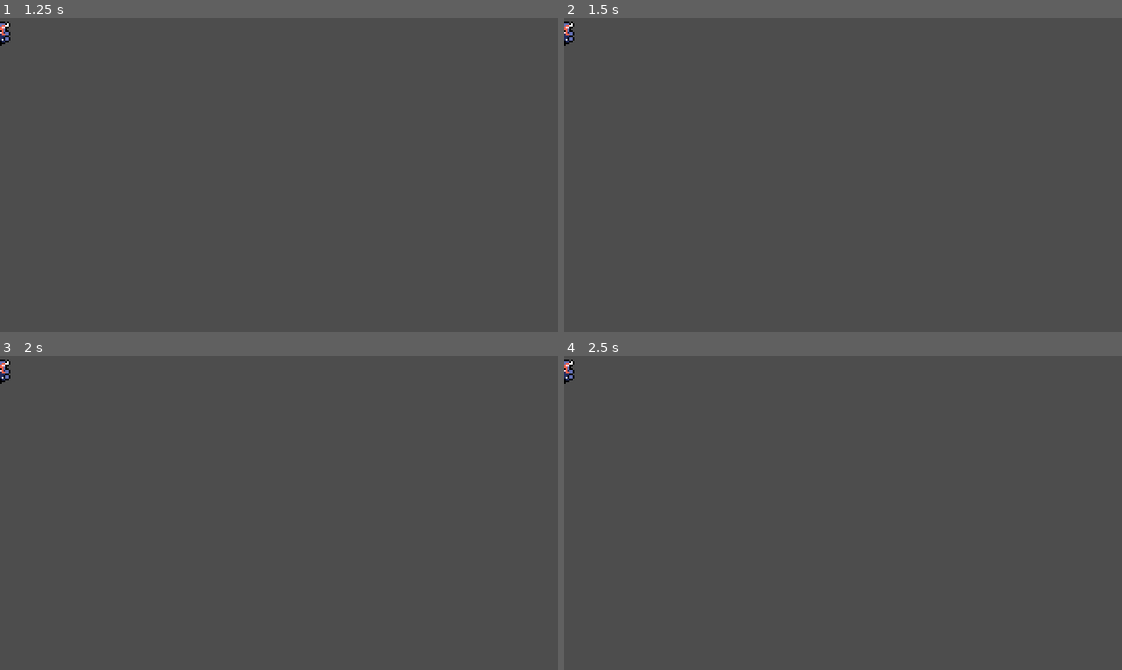
Above: before the commit, frames 1-4 (two rows, left to right).
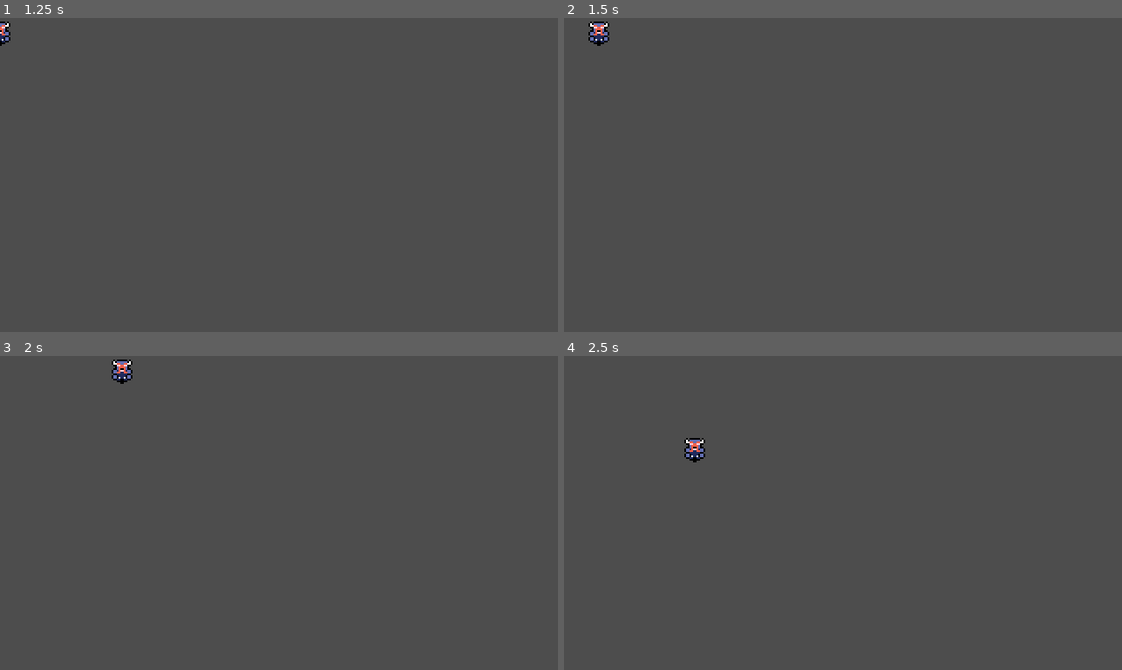
Above: after the commit, the same moments.

Repository: DaEpickid540/haven-2026
Game: Godot game, scene res://Scenes/main_menu.tscn
Same seed, same stepped clock (60 frames per second), same inputs: the game is played once before the commit and once after it.
Inputs:
- Up to frame 1 (1.25 s): click "Start Game" at 0.5 s
- Up to frame 2 (1.5 s): tap Enter at 1.25 s; hold Right (right) from 1.28 s (still down)
- Up to frame 3 (2 s): keep holding Right (right)
- Up to frame 4 (2.5 s): release Right (right) at 2.03 s; hold Down (down) from 2.03 s (still down)

Frame 1 is identical in both runs. In frame 2, 0.4% of the frame differs, in the area x 0-9%, y 1-9%; in frame 3, 0.4%; in frame 4, 0.4%.

Commit message:
Update player

Diff:
--- a/Assets/Fonts/pixel_theme.tres
+++ b/Assets/Fonts/pixel_theme.tres
@@ -1,13 +1,8 @@
 [gd_resource type="Theme" format=3 uid="uid://v84t7lkt3541"]
-
-; Haven UI theme. Colors come from "Assets/color palette (16 Bital).png" and the dwarf sprite:
-;   black  #000000   navy   #212b5e   periwinkle #636fb2   light  #adc4ff
-;   red    #e52d40   orange #ef604a   gold       #ffd877   white  #ffffff
-; Label variations for any scene: TitleLabel (big red), HeaderLabel (gold), MutedLabel (light blue).
 
 [ext_resource type="FontFile" uid="uid://bg0nb38awkl5k" path="res://Assets/Fonts/PressStart2P-Regular.ttf" id="1_font"]
 
-[sub_resource type="StyleBoxFlat" id="button_normal"]
+[sub_resource type="StyleBoxFlat" id="button_disabled"]
 content_margin_left = 8.0
 content_margin_top = 4.0
 content_margin_right = 8.0
@@ -17,7 +12,20 @@
 border_width_top = 1
 border_width_right = 1
 border_width_bottom = 1
-border_color = Color(0.38824, 0.43529, 0.69804, 1)
+border_color = Color(0.12941, 0.16863, 0.36863, 1)
+corner_radius_top_left = 2
+corner_radius_top_right = 2
+corner_radius_bottom_right = 2
+corner_radius_bottom_left = 2
+anti_aliasing = false
+
+[sub_resource type="StyleBoxFlat" id="focus_outline"]
+draw_center = false
+border_width_left = 1
+border_width_top = 1
+border_width_right = 1
+border_width_bottom = 1
+border_color = Color(1, 0.84706, 0.46667, 1)
 corner_radius_top_left = 2
 corner_radius_top_right = 2
 corner_radius_bottom_right = 2
@@ -58,7 +66,7 @@
 corner_radius_bottom_left = 2
 anti_aliasing = false
 
-[sub_resource type="StyleBoxFlat" id="button_disabled"]
+[sub_resource type="StyleBoxFlat" id="button_normal"]
 content_margin_left = 8.0
 content_margin_top = 4.0
 content_margin_right = 8.0
@@ -68,24 +76,45 @@
 border_width_top = 1
 border_width_right = 1
 border_width_bottom = 1
-border_color = Color(0.12941, 0.16863, 0.36863, 1)
+border_color = Color(0.38824, 0.43529, 0.69804, 1)
 corner_radius_top_left = 2
 corner_radius_top_right = 2
 corner_radius_bottom_right = 2
 corner_radius_bottom_left = 2
 anti_aliasing = false
 
-[sub_resource type="StyleBoxFlat" id="focus_outline"]
-draw_center = false
-border_width_left = 1
-border_width_top = 1
-border_width_right = 1
-border_width_bottom = 1
-border_color = Color(1, 0.84706, 0.46667, 1)
-corner_radius_top_left = 2
-corner_radius_top_right = 2
-corner_radius_bottom_right = 2
-corner_radius_bottom_left = 2
+[sub_resource type="Gradient" id="grabber_white"]
+colors = PackedColorArray(1, 1, 1, 1, 1, 1, 1, 1)
+
+[sub_resource type="GradientTexture2D" id="grabber"]
+gradient = SubResource("grabber_white")
+width = 4
+height = 8
+
+[sub_resource type="Gradient" id="grabber_gold"]
+colors = PackedColorArray(1, 0.84706, 0.46667, 1, 1, 0.84706, 0.46667, 1)
+
+[sub_resource type="GradientTexture2D" id="grabber_highlight"]
+gradient = SubResource("grabber_gold")
+width = 4
+height = 8
+
+[sub_resource type="StyleBoxFlat" id="slider_fill"]
+content_margin_top = 2.0
+content_margin_bottom = 2.0
+bg_color = Color(0.89804, 0.17647, 0.25098, 1)
+anti_aliasing = false
+
+[sub_resource type="StyleBoxFlat" id="slider_fill_highlight"]
+content_margin_top = 2.0
+content_margin_bottom = 2.0
+bg_color = Color(0.93725, 0.37647, 0.2902, 1)
+anti_aliasing = false
+
+[sub_resource type="StyleBoxFlat" id="slider_track"]
+content_margin_top = 2.0
+content_margin_bottom = 2.0
+bg_color = Color(0.12941, 0.16863, 0.36863, 1)
 anti_aliasing = false
 
 [sub_resource type="StyleBoxFlat" id="panel"]
@@ -104,42 +133,6 @@
 corner_radius_bottom_right = 2
 corner_radius_bottom_left = 2
 anti_aliasing = false
-
-[sub_resource type="StyleBoxFlat" id="slider_track"]
-content_margin_top = 2.0
-content_margin_bottom = 2.0
-bg_color = Color(0.12941, 0.16863, 0.36863, 1)
-anti_aliasing = false
-
-[sub_resource type="StyleBoxFlat" id="slider_fill"]
-content_margin_top = 2.0
-content_margin_bottom = 2.0
-bg_color = Color(0.89804, 0.17647, 0.25098, 1)
-anti_aliasing = false
-
-[sub_resource type="StyleBoxFlat" id="slider_fill_highlight"]
-content_margin_top = 2.0
-content_margin_bottom = 2.0
-bg_color = Color(0.93725, 0.37647, 0.2902, 1)
-anti_aliasing = false
-
-[sub_resource type="Gradient" id="grabber_white"]
-offsets = PackedFloat32Array(0, 1)
-colors = PackedColorArray(1, 1, 1, 1, 1, 1, 1, 1)
-
-[sub_resource type="GradientTexture2D" id="grabber"]
-gradient = SubResource("grabber_white")
-width = 4
-height = 8
-
-[sub_resource type="Gradient" id="grabber_gold"]
-offsets = PackedFloat32Array(0, 1)
-colors = PackedColorArray(1, 0.84706, 0.46667, 1, 1, 0.84706, 0.46667, 1)
-
-[sub_resource type="GradientTexture2D" id="grabber_highlight"]
-gradient = SubResource("grabber_gold")
-width = 4
-height = 8
 
 [resource]
 default_font = ExtResource("1_font")
--- a/Scripts/player.gd
+++ b/Scripts/player.gd
@@ -1,3 +1,9 @@
 extends CharacterBody2D
 
-const SPEED = 100
+const SPEED = 100.0
+
+func _physics_process(delta: float) -> void:
+	var input_vector = Input.get_vector("left","right","up","down")
+
+	velocity = input_vector * SPEED
+	move_and_slide()
